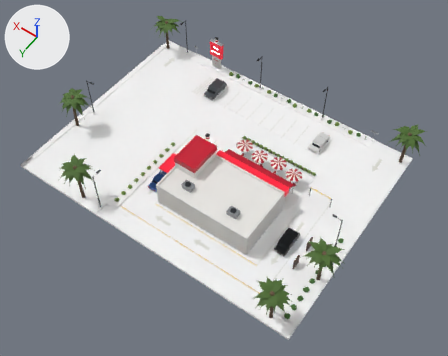
Before and after pictures for a commit that changed the glTF model assets/roadside_stores/additional_17/02_tim_hortons/lod/tim_hortons_lod0.glb.
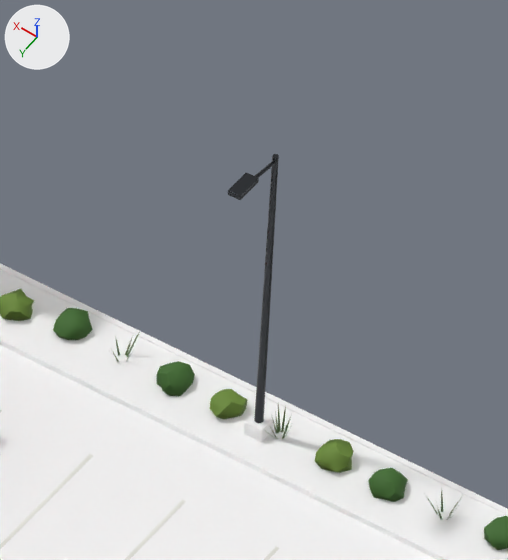
The first picture shows the older version from a camera (50 mm lens) standing at (-42.0, 56.8, 85.7) and looking at (-3.5, 2.9, 0.9). The close-ups show the older and then the newer version on the part from 51% to 65% of the width and 11% to 29% of the height of that picture. Only the edits that show in the close-ups are written down. The lights are fixed; the arrows at upper left show +X, +Y and +Z. Objects named as collision shapes, trigger or cutter boxes, shadow casters or lower levels of detail are left out. Where no turn or scale is listed for an object, it has been applied to the vertices. Vertices at exactly the same position are counted once.

Objects in the first close-up: 'TIMS_LOD0_Ground', 'TIMS_LOD0_LampPosts', 'TIMS_LOD0_Landscape', 'TIMS_LOD0_Markings'.
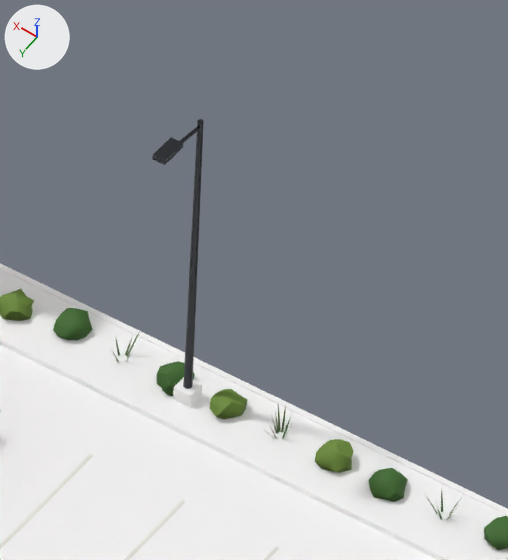
Diff of the bpy script that builds the scene:
```diff
--- a/assets/roadside_stores/additional_17/02_tim_hortons/lod/tim_hortons_lod0.glb.py
+++ b/assets/roadside_stores/additional_17/02_tim_hortons/lod/tim_hortons_lod0.glb.py
@@ me_tims_lod0_lampposts @@
 # used by ob_tims_lod0_lampposts; location = (0.0, 0.0, 0.0)
-me_tims_lod0_lampposts.from_pydata(...)  # 960 vertices, 1680 faces; spans x -26.2..26.2, y -20.0..19.9, z 0.0..8.6
+me_tims_lod0_lampposts.from_pydata(...)  # 800 vertices, 1400 faces; spans x -26.2..26.2, y -20.0..19.9, z 0.0..8.6
+# me_tims_lod0_lampposts part 1: the loose piece of 56 vertices spanning x 3.8..4.2, y -20.0..-19.5, z 0.0..0.5 is moved by (2.0, 0.0, 0.0)
+# me_tims_lod0_lampposts part 2: the loose piece of 32 vertices spanning x 3.9..4.1, y -19.9..-19.7, z 0.5..8.5 is moved by (2.0, 0.0, 0.0)
+# me_tims_lod0_lampposts part 3: the loose piece of 12 vertices spanning x 4.0, y -19.8..-18.5, z 8.3..8.5 is moved by (2.0, 0.0, 0.0)
+# me_tims_lod0_lampposts part 4: the loose piece of 56 vertices spanning x 3.8..4.2, y -18.9..-18.1, z 8.5..8.6 is moved by (2.0, 0.0, 0.0)
+# other edits to the shape of me_tims_lod0_lampposts do not show in these pictures
 me_tims_lod0_lampposts.materials.append(mat_rs_concrete)
```

Changed parts and their boxes (x1, y1, x2, y2) in the close-ups (508 x 560 px; the box of a moved part takes in the faces that stretch with it):
'TIMS_LOD0_LampPosts', reshaped: before (228, 154, 279, 442); after (152, 119, 204, 407)
part 1 of me_tims_lod0_lampposts, moved or reshaped: before (244, 412, 273, 442); after (173, 377, 202, 407)
part 2 of me_tims_lod0_lampposts, moved or reshaped: before (254, 154, 279, 423); after (183, 119, 204, 389)
part 3 of me_tims_lod0_lampposts, moved or reshaped: before (255, 161, 275, 178); after (180, 126, 200, 143)
part 4 of me_tims_lod0_lampposts, moved or reshaped: before (228, 173, 259, 200); after (152, 137, 183, 165)
